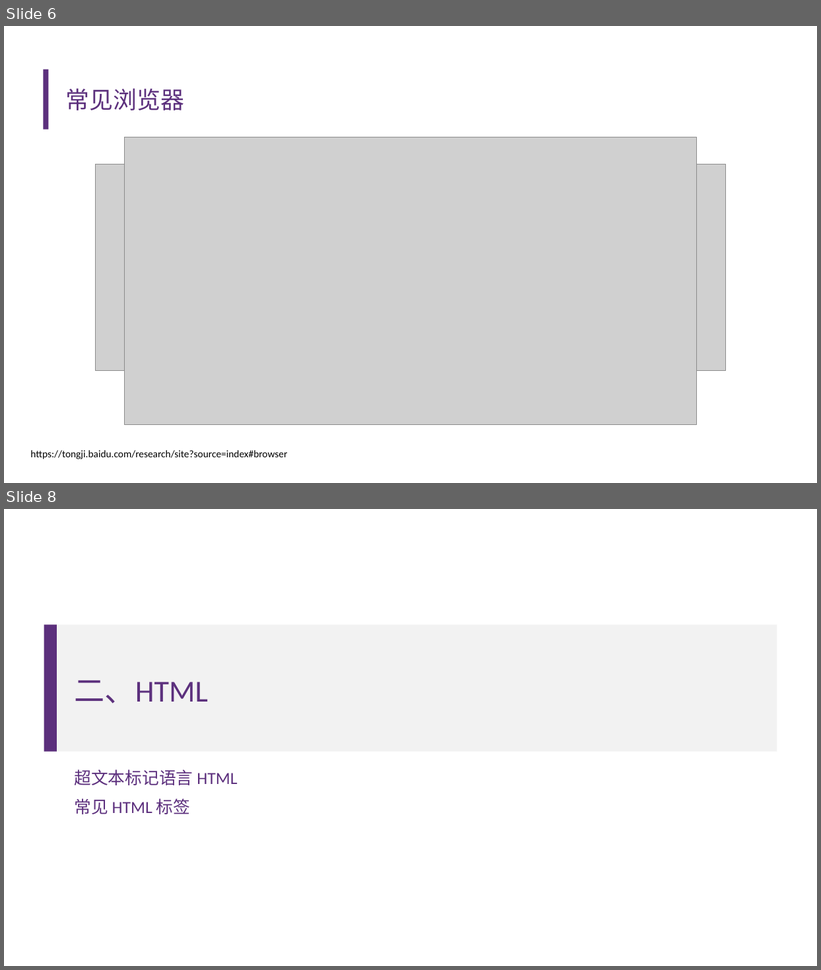
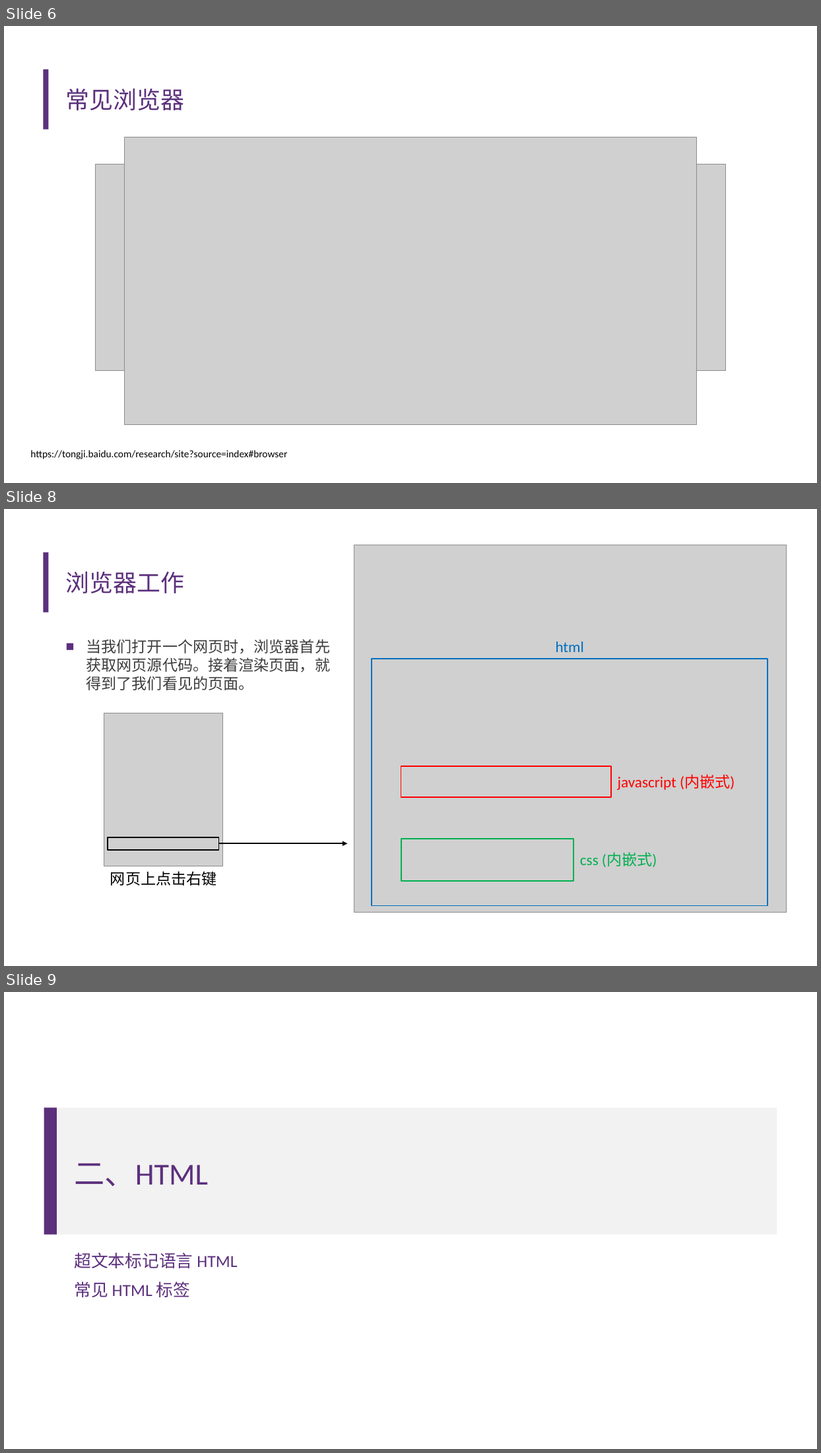
Before and after one commit to Aiemu/fe-intro, a slide deck: 前端.pptx. Shown one above the other, each under a label of ours: slides 6 and 8 before the commit, slides 6, 8 and 9 after it; the slides between them are not shown. The pictures are 821x970 and 821x1453 pixels, drawn with LibreOffice and Linux fonts; fonts in the diff are those of the drawing; grey boxes stand for pictures; background and template pictures are left out. Boxes give left, top, right and bottom in pixels: in the first picture for what was removed or moved away, otherwise in the second. Text is boxed around its words. In the diff, an @@ line names an element or a change of style, - is before the commit and + after.

```diff
--- a/前端.pptx
+++ b/前端.pptx
@@ slide 8 added at (4, 509, 817, 966), background #FFFFFF; not listed: 1 template element that a slide beside it also shows @@
@@ picture added at (354, 545, 787, 913) @@
@@ title added at (66, 571, 184, 593), 28 pt, text #5C307D @@
+浏览器工作
@@ text added at (86, 639, 331, 691), 18 pt, text #3D3D3D @@
+■ 当我们打开一个网页时，浏览器首先获取网页源代码。接着渲染页面，就得到了我们看见的页面。
@@ text added at (556, 642, 584, 652), 18 pt, text #0070C0 @@
+html
@@ rectangle added at (372, 658, 768, 906), outline #0070C0 1.5 pt @@
@@ picture added at (104, 714, 223, 867) @@
@@ rectangle added at (401, 766, 612, 797), outline #FF0000 1.5 pt @@
@@ text added at (618, 775, 735, 790), 18 pt, text #FF0000 @@
+javascript (内嵌式)
@@ rectangle added at (108, 838, 218, 850), outline #000000 1.5 pt @@
@@ arrow added from (218, 844) to (347, 844), #000000 1.5 pt @@
@@ rectangle added at (402, 839, 574, 882), outline #00B050 1.5 pt @@
@@ text added at (580, 853, 657, 867), 18 pt, text #00B050 @@
+css (内嵌式)
@@ text added at (110, 871, 217, 886), 18 pt, text #000000 @@
+网页上点击右键
@@ what was slide 8 is now slide 9 @@
```
Also in this commit, not shown: 11 slides changed, 9 other files.
